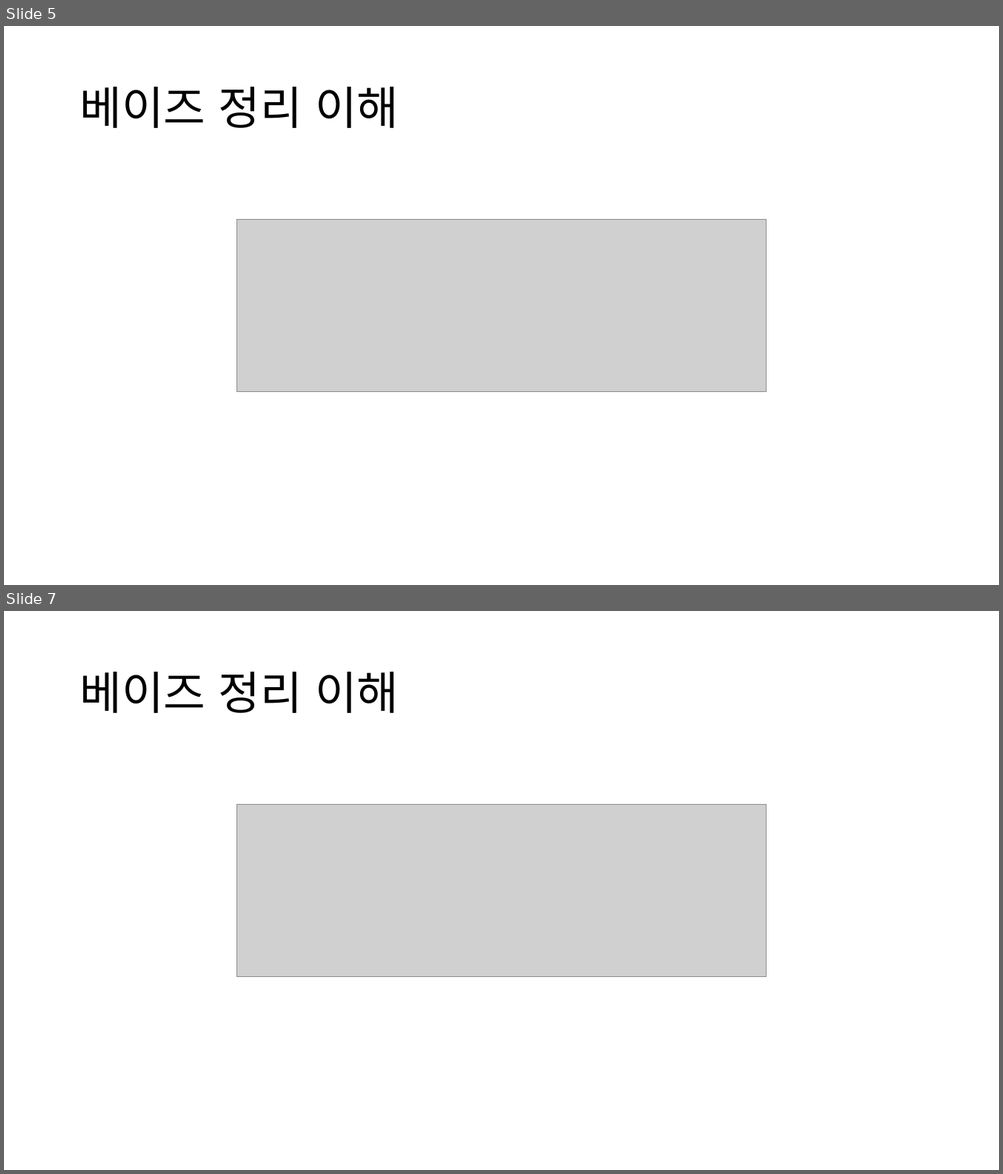
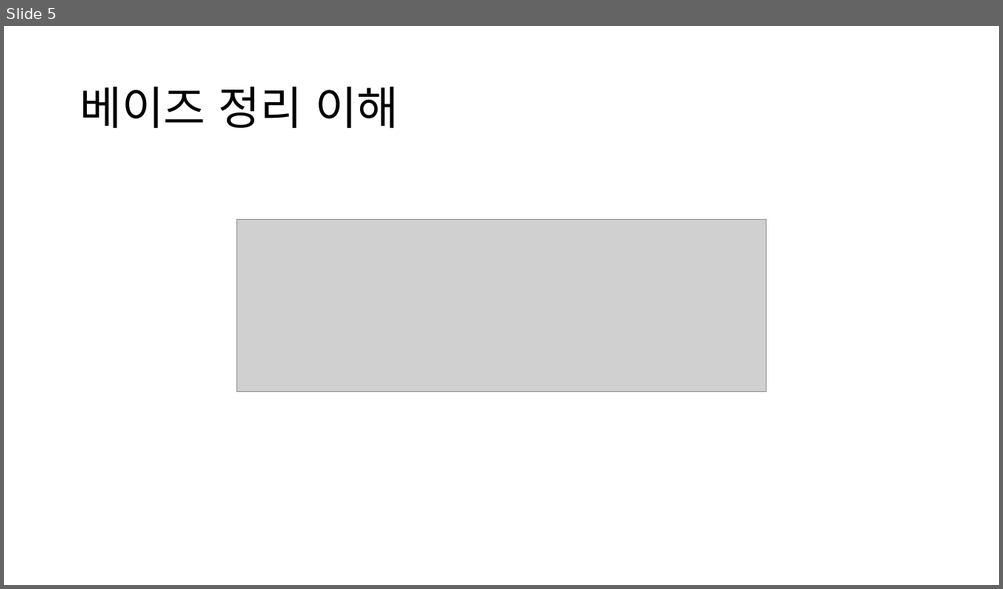
Before and after one commit to moonbg/21bigdataskku, a slide deck: Slides/베이즈 정리 이해.pptx. Shown one above the other, each under a label of ours: slides 5 and 7 before the commit, slide 5 after it; the slides between them are not shown. The pictures are 1003x1174 and 1003x589 pixels, drawn with LibreOffice and Linux fonts; fonts in the diff are those of the drawing; grey boxes stand for pictures. Boxes give left, top, right and bottom in pixels: in the first picture for what was removed or moved away, otherwise in the second. Text is boxed around its words. In the diff, an @@ line names an element or a change of style, - is before the commit and + after.

```diff
--- a/Slides/베이즈 정리 이해.pptx
+++ b/Slides/베이즈 정리 이해.pptx
@@ slide 7 removed at [4,611,999,1170], background #FFFFFF @@
@@ title removed at [79,672,398,713] @@
-베이즈 정리 이해
@@ picture removed at [237,804,765,977] @@
```
Also in this commit, not shown: 1 slide changed, 1 other file.
